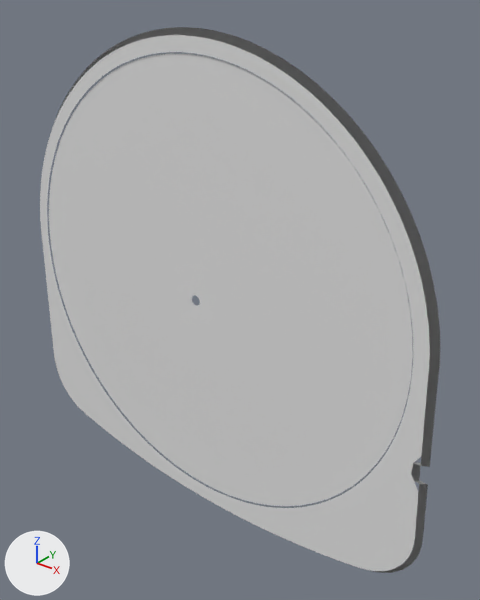
The OBJ model fork/floating-media/DATA/float_psp_refl8.obj: old version first, new version second.
Both versions are drawn from a camera (50 mm lens) standing at (1.53, -1.71, 1.09) and looking at (0.12, 0.05, 0.0). The axes (+X, +Y, +Z) are drawn at lower left. The lights are the same throughout. The picture after the commit comes second. Where no turn or scale is listed for an object, it has been applied to the vertices.

Names of what the first picture shows: 'float_psp_refl8'.
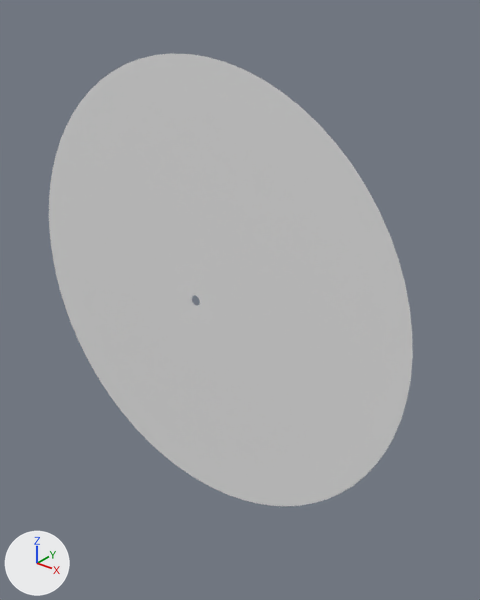
Scene script edits in JSON lines:
```json
{"block": "me_float_psp_refl8", "where": "# used by ob_float_psp_refl8; location = (0.0, 0.0, 0.0)"}
{"op": "remove", "block": "me_float_psp_refl8", "code": "me_float_psp_refl8.from_pydata(...)  # 579 vertices, 590 faces; spans x -0.98..0.98, y -0.07..-0.05, z -0.96..0.94"}
{"op": "add", "block": "me_float_psp_refl8", "code": "me_float_psp_refl8.from_pydata(...)  # 144 vertices, 144 faces; spans x -0.87..0.87, y -0.06, z -0.87..0.87"}
{"block": "me_float_psp_refl8", "change": "me_float_psp_refl8 part 1: the loose piece of 435 vertices spanning x -0.98..0.98, y -0.07..-0.05, z -0.96..0.94 is deleted"}
```

What differs and where, as boxes (x1, y1, x2, y2) in the pictures (480 x 600 px):
```json
{"object": "float_psp_refl8", "change": "reshaped", "before": [40, 27, 440, 573], "after": [49, 53, 413, 506], "on screen": "9% narrower, 17% shorter"}
{"part": 1, "of": "me_float_psp_refl8", "change": "deleted", "before": [40, 27, 440, 573]}
```
